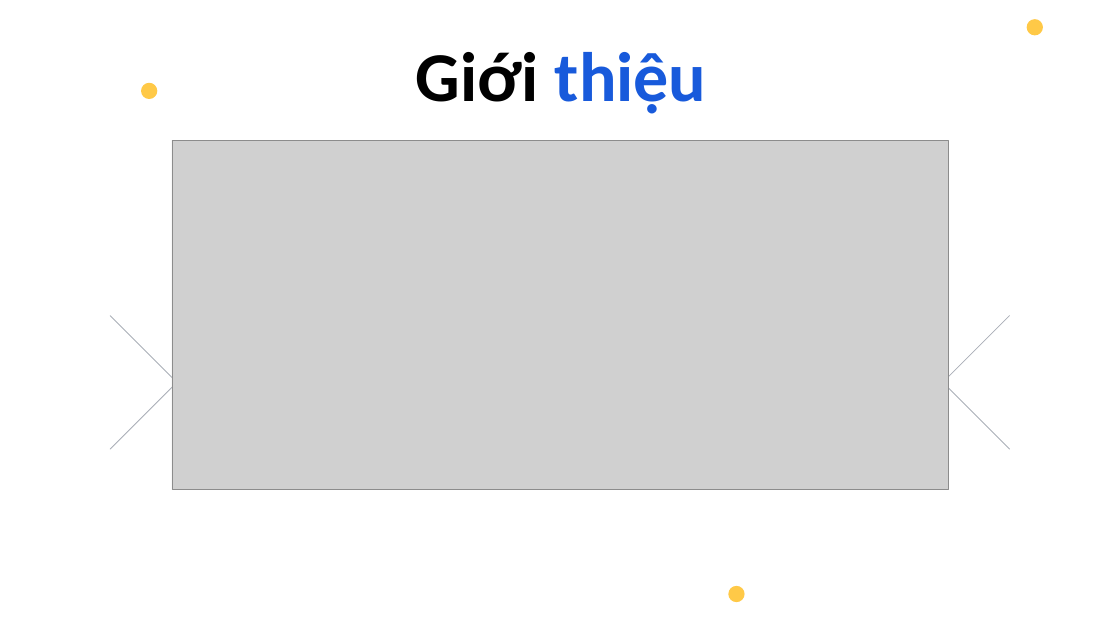
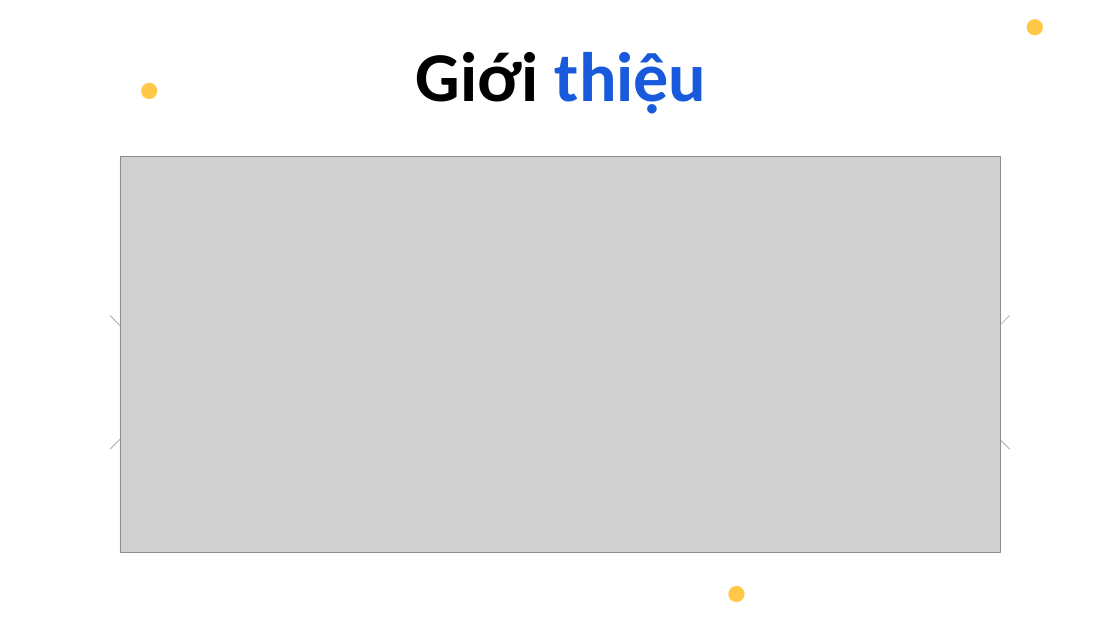
Before and after one commit to YumeAyasaki/AIoT_Final, a slide deck: slide 4 of documents/Slide.pptx. Drawn at 1120x630 pixels with LibreOffice and Linux fonts; fonts in the diff are those of the drawing; grey boxes stand for pictures. Boxes give left, top, right and bottom in pixels: in the first picture for what was removed or moved away, otherwise in the second. Text is boxed around its words. In the diff, an @@ line names an element or a change of style, - is before the commit and + after.

```diff
--- a/documents/Slide.pptx
+++ b/documents/Slide.pptx
@@ picture at (x1=120, y1=158, x2=1000, y2=553): rotation 0 to 270 degrees @@
```
Also in this commit, not shown: 5 other slides changed, 6 slides added, 10 slides removed, 3 other files.
